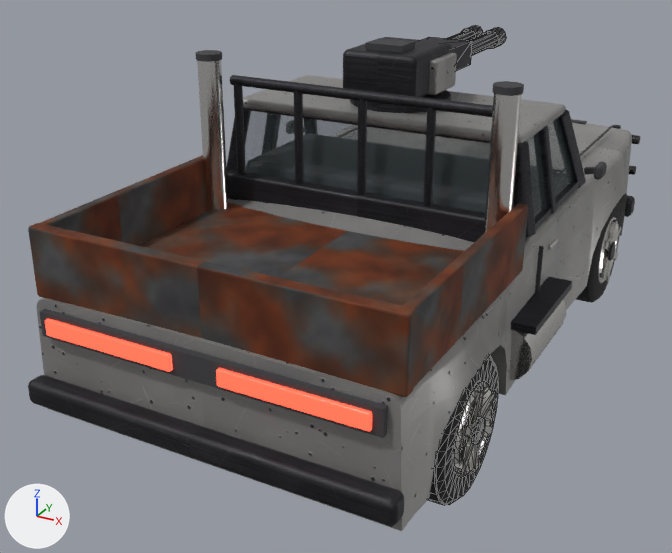
One commit to the glTF model unity-game/Assets/StreamingAssets/Models/vehicles/enemy_boss_warrig.glb: the scene before it, then after it.
Before and after are seen from a camera (50 mm lens) standing at (3.09, -6.73, 3.88) and looking at (-0.37, -0.42, 0.72). Every picture has the same lights, and +X, +Y and +Z are marked at lower left. The picture after the commit comes second. Mesh edges are drawn as thin lines on the coarser meshes. Where no turn or scale is listed for an object, it has been applied to the vertices.

The scene before the commit, as lines of its bpy script (objects in view):
```python
me_boss_barrel = bpy.data.meshes.new('boss_Barrel')
me_boss_barrel.from_pydata(...)  # 112 vertices, 204 faces; spans x -0.2..0.2, y 0.0..1.5, z -0.1..0.1
# faces by material slot: [108, 96]
me_boss_barrel.materials.append(mat_boss_dark_steel)
me_boss_barrel.materials.append(mat_boss_black)  # dark grey #3f3f42
me_boss_body = bpy.data.meshes.new('boss_Body')
me_boss_body.from_pydata(...)  # 3324 vertices, 6312 faces; spans x -1.53..1.53, y -2.95..3.12, z 0.32..2.6
# faces by material slot: [1884, 12, 2136, 612, 508, 512, 216, 432]
me_boss_body.materials.append(mat_boss_paint)
me_boss_body.materials.append(mat_boss_glass)  # greyish cyan #59696c
me_boss_body.materials.append(mat_boss_dark_steel)
me_boss_body.materials.append(mat_boss_black)  # dark grey #3f3f42
me_boss_body.materials.append(mat_boss_chrome)  # white #e5e3df
me_boss_body.materials.append(mat_boss_headlight)  # white #f3f3ed, glowing pale yellow #fff6e1
me_boss_body.materials.append(mat_boss_taillight)  # red #cb3f30, glowing red #ff5038
me_boss_body.materials.append(mat_boss_armor)
me_boss_wheel = bpy.data.meshes.new('boss_Wheel')
me_boss_wheel.from_pydata(...)  # 548 vertices, 904 faces; spans x -0.24..0.24, y -0.52..0.52, z -0.52..0.52
# faces by material slot: [392, 384, 128]
me_boss_wheel.materials.append(mat_vehiclerubber)  # picture img_rubber
me_boss_wheel.materials.append(mat_boss_chrome)  # white #e5e3df
me_boss_wheel.materials.append(mat_boss_dark_steel)
ob_barrel = bpy.data.objects.new('Barrel', me_boss_barrel)
ob_barrel.location = (0.0, 0.35, 2.42)
ob_boss_body = bpy.data.objects.new('boss_Body', me_boss_body)
ob_boss_body.location = (0.0, 0.0, 0.0)
ob_wheel_rr = bpy.data.objects.new('Wheel_RR', me_boss_wheel)
ob_wheel_rr.parent = ob_boss_root
ob_wheel_rr.location = (1.196, -1.769, 0.525)
# also in view: 'Wheel_FR' at (1.2, 1.77, 0.52); 'Turret' at (0.0, -0.06, 2.39)
```
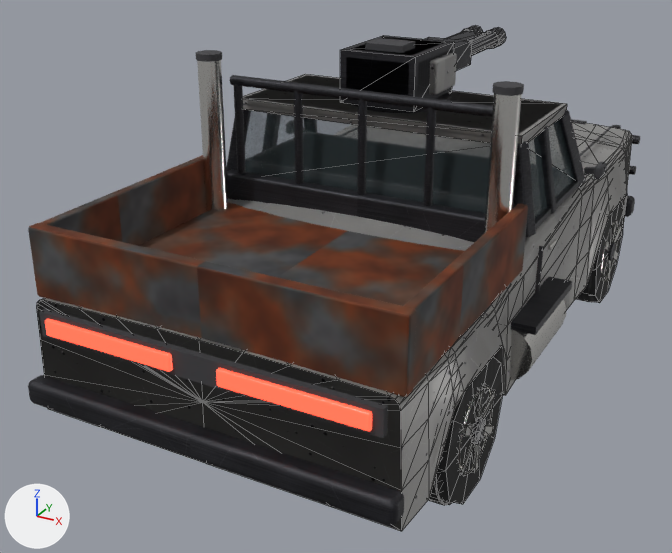
Changed parts and their boxes [x1, y1, x2, y2] in the pictures (672 x 553 px):
'Body_LOD1', added: after [41, 31, 632, 530]
    faces in mat_boss_paint: [41, 74, 632, 530]
    faces in mat_vehiclerubber (picture img_rubber): [437, 202, 624, 504]
    faces in mat_boss_dark_steel: [340, 31, 486, 112]
    faces in mat_boss_glass (greyish cyan #59696c): [529, 144, 574, 219]

Edits to the bpy script that builds the scene:
```text
Add me_boss_body_lod1:
    me_boss_body_lod1.from_pydata(...)  # 486 vertices, 928 faces; spans x -1.43..1.43, y -2.8..2.8, z 0.04..2.62
    # faces by material slot: [724, 8, 12, 160, 24]
    me_boss_body_lod1.materials.append(mat_boss_paint)
    me_boss_body_lod1.materials.append(mat_boss_glass)  # greyish cyan #59696c
    me_boss_body_lod1.materials.append(mat_boss_black)  # dark grey #3f3f42
    me_boss_body_lod1.materials.append(mat_vehiclerubber)  # picture img_rubber
    me_boss_body_lod1.materials.append(mat_boss_dark_steel)
Add ob_body_lod1:
    ob_body_lod1 = bpy.data.objects.new('Body_LOD1', me_boss_body_lod1)
    ob_body_lod1.location = (0.0, 0.0, 0.0)
```
